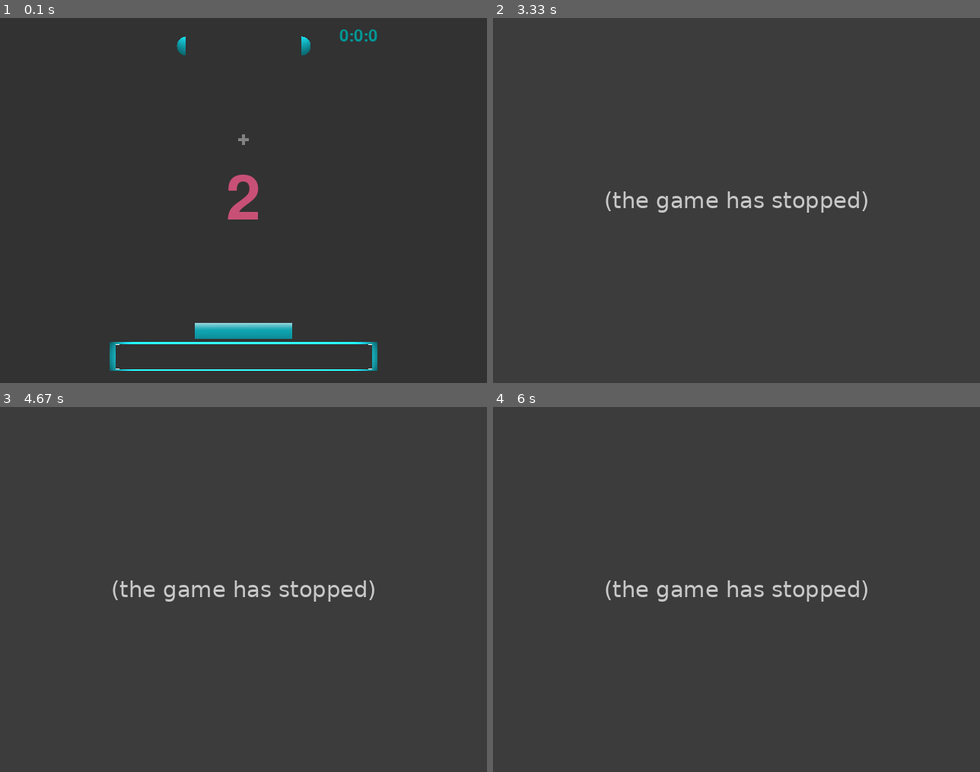
Above: before the commit, frames 1-4 (two rows, left to right).
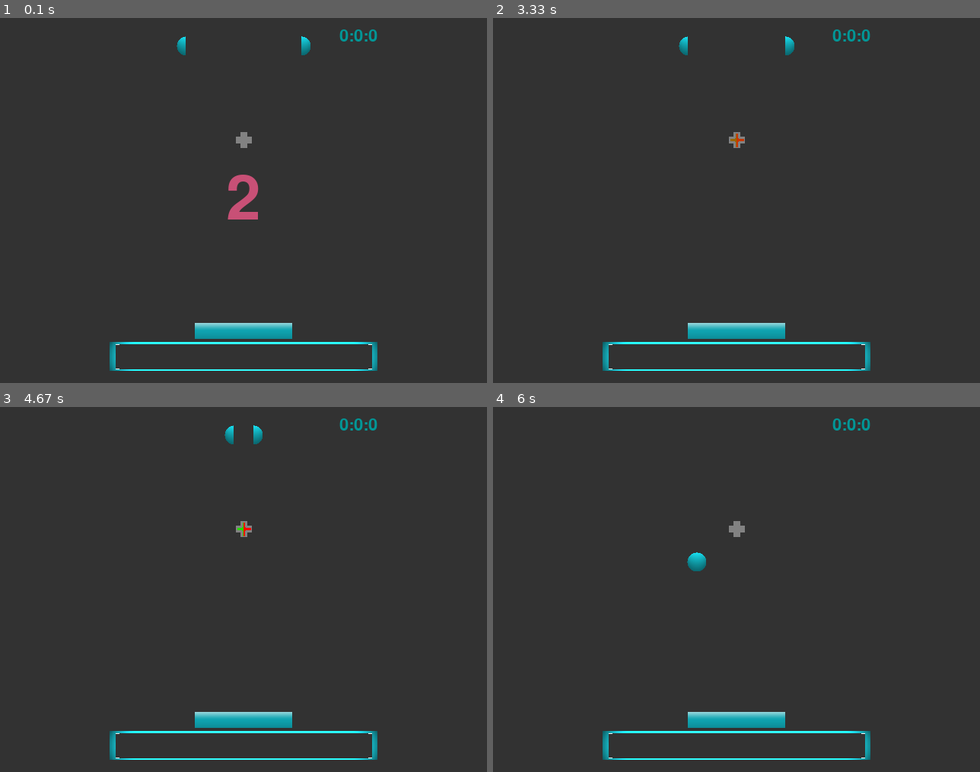
Above: after the commit, the same moments.

Repository: venthur/pyff
Game: pygame game, started from src/Feedbacks/GoalKeeper/GoalKeeper.py
Two runs of this game, one before a commit and one after it. Both use one fixed random seed, a clock stepped at 60 frames per second and the inputs below. The source is Python 2; it was converted automatically to run under Python 3.
Inputs:
- Up to frame 1 (0.1 s): no input
- Up to frame 2 (3.33 s): no input
- Up to frame 3 (4.67 s): no input
- Up to frame 4 (6 s): no input

The runs differ from the first frame. In frame 1, less than 0.1% of the frame differs, in the area x 48-52%, y 31-36%; in frame 2, 2.9%; in frame 3, 2.9%; in frame 4, 2.9%, in the area x 22-78%, y 3-97%.
Error before the commit: AttributeError: 'Image' object has no attribute 'tostring' (GoalKeeper.py line 551); the game stopped at 3.02 s (later frames are placeholders)

Commit message:
changes in goalkeeper.py
git-svn-id: https://pyff.googlecode.com/svn/trunk@187 50cd3e91-b052-0410-92d0-9544d30d4854

Diff:
--- a/src/Feedbacks/GoalKeeper/GoalKeeper.py
+++ b/src/Feedbacks/GoalKeeper/GoalKeeper.py
@@ -61,14 +61,25 @@
         # WTF?
         #self.__pport = 8240
         #self.logger.debug("on_init")
-        self.testing = 0
-        self.counter = 0
-        self.durationPerTrial = [2000, 2000]    # time per trial at the beginning and the end (in seconds)
+        self.testing = 1
+        self.adaptive_trial_time = True
+        if self.testing:
+            print('WARNING: testing option ON!')
+            self.TODAY_DIR = 'C:/'
+            self.keyboard = 0
+            self.counter = 0  # for sinewavy mu-rhythm feedback
+
+        if self.adaptive_trial_time and not self.keyboard and os.access(self.TODAY_DIR+'/adaptive_endtimes.txt', os.F_OK):
+            f = open(self.TODAY_DIR+'/adaptive_endtimes.txt', 'r')
+            endtimes = f.readlines()
+            self.durationPerTrial = [int(endtimes[-1][0:-3])]
+        else:
+            self.durationPerTrial = [2000, 2000]    # time per trial at the beginning and the end (in seconds)
+
         self.max_durationPerTrial = 2500
-        self.adaptive_trial_time = True
         self.stepsize = 5                    # stepsize of the adaptive procedure
                                              # (in percent of the initial trial time (=self.durationPerTrial[0])
-        self.trials = 50
+        self.trials = 2
         self.pauseAfter = 20
         self.pauseDuration = 15000
         self.FPS = 40
@@ -191,6 +202,7 @@
         elif self.waitBeforeTrial:
             self.wait_before_trial()
         elif self.trialStartAnimation:
+            self.update_mu_rhythm_fb()
             self.animate_trial_start()
         else:
             self.nt += 1
@@ -409,7 +421,11 @@
         self.draw_all(False)
         self.do_print("(%i : %i : %i)" % (self.hitMissFalse[0], self.hitMissFalse[1], self.hitMissFalse[2]), self.fontColor, self.size / 10)
         pygame.time.wait(self.showGameOverDuration)
-
+        self.send_parallel(self.END_EXP)
+        if self.adaptive_trial_time and not self.keyboard:
+            self.set_trial_time()
+            file = open(self.TODAY_DIR + '//adaptive_endtimes.txt', 'a')
+            file.write(str(self.trialDuration)+'\n')
 
     def hit_miss_tick(self):
         """
@@ -493,7 +509,9 @@
         self.screen.blit(self.frame, self.frameRect)
         self.screen.blit(self.tb1, self.tb1Rect)
         self.screen.blit(self.tb2, self.tb2Rect)
-        self.screen.blit(self.fix, self.fixRect)
+        self.screen.blit(self.fixl, self.fixlRect)
+        self.screen.blit(self.fixr, self.fixrRect)
+        self.screen.blit(self.fixb, self.fixbRect)
         if drawhbs:
             self.screen.blit(self.hbLeft, self.hbLeftRect)
             self.screen.blit(self.hbRight, self.hbRightRect)
@@ -507,7 +525,7 @@
         if drawall or drawhbs:
             pygame.display.update()
         else:
-            pygame.display.update([self.ballMoveRect, self.ballRect, self.barRect_init, self.keeperMoveRect, self.kMR, self.bMR, self.fixRect])
+            pygame.display.update([self.ballMoveRect, self.ballRect, self.barRect_init, self.keeperMoveRect, self.kMR, self.bMR, self.fixbRect])
 
     def wait_before_trial(self):
         if self.waitBeforeTrialElapsed == 0:
@@ -528,6 +546,7 @@
         self.animationElapsed += self.elapsed
         if self.timeOfStartAnimation < self.animationElapsed:
             self.trialStartAnimation = False
+            self.reset_cursor_colors()
             self.animationElapsed = 0
             self.hbLeftRect = self.hbLeft.get_rect(midright=self.ballRect.center)
             self.hbRightRect = self.hbRight.get_rect(midleft=self.ballRect.center)
@@ -539,19 +558,6 @@
         self.hbLeftRect = self.hbLeft.get_rect(midright=(self.ballRect.centerx - offset, self.ballRect.centery))
         self.hbRightRect = self.hbRight.get_rect(midleft=(self.ballRect.centerx + offset, self.ballRect.centery))
         self.barAreaRect = pygame.Rect(0, 0, 0, 0)
-
-
-        if self.testing:
-            self.counter = self.counter+1
-            self.mu_left = abs(math.sin(self.counter*0.01))
-            self.mu_right = abs(math.cos(self.counter*0.01))
-        #TODO: init mu
-        im1 = Image.blend(self.pilball_lr, self.pilball_lg, min(self.mu_bound_left[1],max(self.mu_bound_left[0],self.mu_left)))
-        im2 = Image.blend(self.pilball_rr, self.pilball_rg, min(self.mu_bound_right[1],max(self.mu_bound_left[0],self.mu_right)))
-        self.hbLeft = pygame.image.fromstring(im1.tostring(),(101, 200),'RGBA')
-        self.hbRight = pygame.image.fromstring(im2.tostring(),(100,200),'RGBA')
-        self.hbLeft = pygame.transform.scale(self.hbLeft, self.hbSize)
-        self.hbRight = pygame.transform.scale(self.hbRight, self.hbSize)
         self.draw_all(True, True)
 
     def do_print(self, text, color, size=None, center=None, superimpose=True):
@@ -572,6 +578,36 @@
         self.screen.blit(surface, surface.get_rect(center=center))
         if superimpose:
             pygame.display.update(surface.get_rect(center=center))
+
+    def update_mu_rhythm_fb(self):
+        if self.testing:
+            self.counter = self.counter+1
+            self.mu_left = abs(math.sin(self.counter*0.05))
+            self.mu_right = abs(math.cos(self.counter*0.05))
+        self.mu_left = self.normalize_mu(self.mu_left, 'left')
+        self.mu_right = self.normalize_mu(self.mu_right, 'right')
+        colorl = self.colorbar[int(self.mu_left*(len(self.colorbar)-1) )]
+        colorr = self.colorbar[int(self.mu_right*(len(self.colorbar)-1) )]
+        pygame.draw.polygon(self.fixl, colorl, self.pointlistl)
+        pygame.draw.polygon(self.fixr, colorr, self.pointlistr)
+
+    def normalize_mu(self, mu, mu_class):
+        if mu_class=='left':
+            bound = self.mu_bound_left
+        elif mu_class=='right':
+            bound = self.mu_bound_right
+        if mu>bound[1]:
+            mu = 1
+        elif mu<bound[0]:
+            mu = 0
+        else:
+            mu = (1/(bound[1]-bound[0])) * (mu-bound[0])
+        return mu
+
+
+    def reset_cursor_colors(self):
+        pygame.draw.polygon(self.fixl, self.fixcrossColor, self.pointlistl)
+        pygame.draw.polygon(self.fixr, self.fixcrossColor, self.pointlistr)
 
     def load_images(self):
         path = os.path.dirname(globals()["__file__"])
@@ -583,11 +619,6 @@
         self.ball_missCircle = pygame.image.load(os.path.join(path, 'ball_missCircle3.png')).convert()
         self.hbLeft = pygame.image.load(os.path.join(path, 'halfball_left.png')).convert()
         self.hbRight = pygame.image.load(os.path.join(path, 'halfball_right.png')).convert()
-        self.pilball_lg = Image.open(os.path.join(path, 'halfball_left_green.png'))
-        self.pilball_lr = Image.open(os.path.join(path, 'halfball_left_red.png'))
-        self.pilball_rg = Image.open(os.path.join(path, 'halfball_right_green.png'))
-        self.pilball_rr = Image.open(os.path.join(path, 'halfball_right_red.png'))
-        im1 = Image.blend(self.pilball_lg, self.pilball_lr, 0.5)
         self.ballMemo = self.ball
 
     def init_graphics(self):
@@ -622,14 +653,24 @@
         self.keeperRange = (self.keeperCenter['middle'][self.X] - self.keeperCenter['left'][self.X])
 
         # init fixation cross
-        fc = self.keeperRect.height*(2.0/3)
-        d = fc/10
-        self.fix = pygame.Surface((fc, fc)) # border of fixtation cross
-        self.fixRect = self.fix.get_rect(center=(self.screen.get_width()/2,self.screen.get_height()/3))
-        self.fix.set_colorkey((0,0,0))
+        fc = self.keeperRect.height
+        d = fc/6
+        self.fixl = pygame.Surface((fc, fc)) # left part
+        self.fixr = pygame.Surface((fc, fc)) # right part
+        self.fixb = pygame.Surface((fc, fc)) # border of fixtation cross
+        self.fixlRect = self.fixl.get_rect(center=(self.screen.get_width()/2,self.screen.get_height()/3))
+        self.fixrRect = self.fixr.get_rect(center=(self.screen.get_width()/2,self.screen.get_height()/3))
+        self.fixbRect = self.fixb.get_rect(center=(self.screen.get_width()/2,self.screen.get_height()/3))
+        self.fixl.set_colorkey((0,0,0))
+        self.fixr.set_colorkey((0,0,0))
+        self.fixb.set_colorkey((0,0,0))
         fc2 = fc/2
-        pointlist = [(fc2-d,0),(fc2-d,fc2-d),(0,fc2-d),(0,fc2+d),(fc2-d,fc2+d),(fc2-d,fc),(fc2+d,fc),(fc2+d,fc2+d),(fc,fc2+d),(fc,fc2-d),(fc2+d,fc2-d),(fc2+d,0)]
-        pygame.draw.polygon(self.fix, self.fixcrossColor, pointlist)
+        self.pointlistl = [(fc2-d,0),(fc2-d,fc2-d),(0,fc2-d),(0,fc2+d),(fc2-d,fc2+d),(fc2-d,fc),(fc2,fc),(fc2,0)]
+        self.pointlistr = [(fc2+d,0),(fc2+d,fc2-d),(fc,fc2-d),(fc,fc2+d),(fc2+d,fc2+d),(fc2+d,fc),(fc2,fc),(fc2,0)]
+        pointlistb = [(fc2-d,0),(fc2-d,fc2-d),(0,fc2-d),(0,fc2+d),(fc2-d,fc2+d),(fc2-d,fc),(fc2+d,fc),(fc2+d,fc2+d),(fc,fc2+d),(fc,fc2-d),(fc2+d,fc2-d),(fc2+d,0)]
+        pygame.draw.polygon(self.fixl, self.fixcrossColor, self.pointlistl)
+        pygame.draw.polygon(self.fixr, self.fixcrossColor, self.pointlistr)
+        pygame.draw.polygon(self.fixb, self.fixcrossColor, pointlistb, 3)
 
         # init classifier bar frame
         self.frameSize = (self.keeperRange * 2 + self.keeperSize[0], barHeight)
@@ -735,7 +776,9 @@
         self.screen.blit(self.frame, self.frameRect)
         self.screen.blit(self.tb1, self.tb1Rect)
         self.screen.blit(self.tb2, self.tb2Rect)
-        self.screen.blit(self.fix, self.fixRect)
+        self.screen.blit(self.fixl, self.fixlRect)
+        self.screen.blit(self.fixr, self.fixrRect)
+        self.screen.blit(self.fixb, self.fixbRect)
         if self.showTrialStartAnimation:
             self.screen.blit(self.hbLeft, self.hbLeftRect)
             self.screen.blit(self.hbRight, self.hbRightRect)
